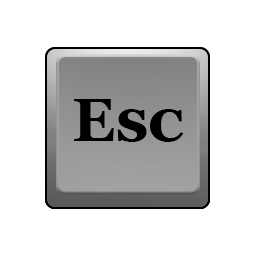
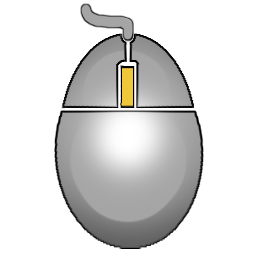
Layer changes from the first 256 x 256 image to the second:
showed group "mouse zoom" (3 layers) over 54, 3, 204, 249
painted on "Layer 6" (1st of 3, in "mouse zoom") over 121, 67, 133, 107
hid group "BUTTON" (9 layers) over 45, 47, 210, 209
